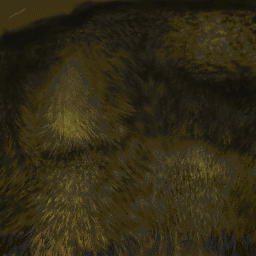
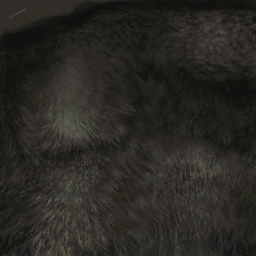
Comparing the layer stacks of the two 256x256 images. Changes:
pixels changed over bbox(0, 0, 256, 256) (layer not identified)
